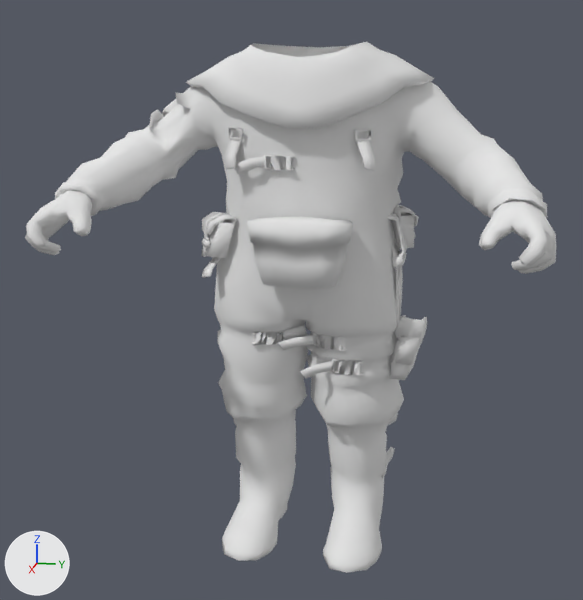
Before and after pictures for a commit that changed the glTF model zone_assets/model_export/c_zom_dlc0_zom_haz_body2_swellS02_lod0.glb.
Camera for both pictures: a 50 mm lens placed at (99.4, 18.4, 59.3), pointed at (3.3, -0.9, 35.2). The lights are fixed; the arrows at lower left show +X, +Y and +Z. The first picture is the older version. Vertices at exactly the same position are counted once.

Before the edit, the objects in view are built like this:
```python
me_mesh_0 = bpy.data.meshes.new('Mesh_0')
me_mesh_0.from_pydata(...)  # 11 vertices, 11 faces; spans x -3.1..2.19, y 13.49..21.2, z 52.69..61.07
me_mesh_0.materials.append(mat_mc_mtl_c_zom_dlc0_zombie_hazmat_head_mask)  # its picture is missing
me_mesh_1 = bpy.data.meshes.new('Mesh_1')
me_mesh_1.from_pydata(...)  # 2462 vertices, 4601 faces; spans x -13.3..20.1, y -28.8..28.9, z 0.0..66.4
me_mesh_1.materials.append(mat_mc_mtl_c_zom_dlc0_zombie_hazmat_body_2)  # its picture is missing
ob_surf0 = bpy.data.objects.new('surf0', me_mesh_0)
ob_surf0.location = (0.0, 0.0, 0.0)
ob_surf1 = bpy.data.objects.new('surf1', me_mesh_1)
ob_surf1.location = (0.0, 0.0, 0.0)
```
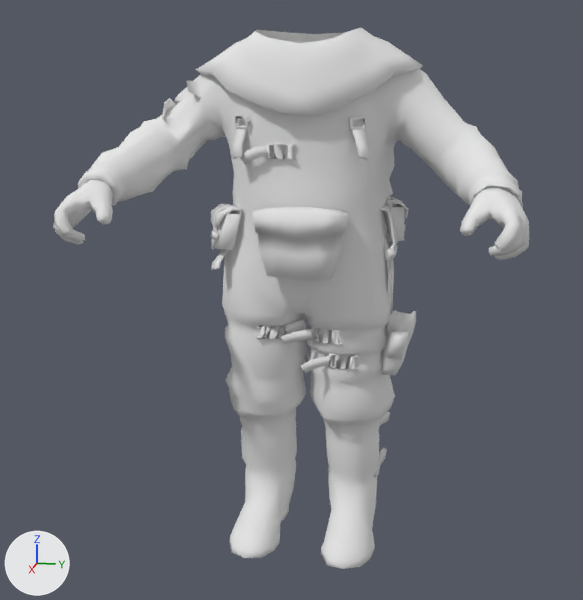
Location of each change, (x1, y1, x2, y2) in pixels of the pictures (583 x 600 px):
'surf1', reshaped (10% narrower): before (25, 42, 556, 573); after (53, 28, 529, 569)
'surf0', reshaped (9% narrower): before (415, 86, 481, 159); after (405, 74, 465, 148)

What changed in the scene script:
```text
Change me_mesh_0:
    used by ob_surf0; location = (0.0, 0.0, 0.0)
    remove me_mesh_0.from_pydata(...)  # 11 vertices, 11 faces; spans x -3.1..2.19, y 13.49..21.2, z 52.69..61.07
    add me_mesh_0.from_pydata(...)  # 11 vertices, 11 faces; spans x -2.82..1.99, y 12.26..19.26, z 53.97..62.55
    me_mesh_0 part 1
    me_mesh_0.vertices[0].co: (1.5, 15.42, 54.46) -> (1.36, 14.01, 55.78)  # pixel (430, 143) -> pixel (418, 131)
    me_mesh_0.vertices[1].co: (1.02, 16.55, 56.48) -> (0.93, 15.04, 57.85)  # pixel (441, 125) -> pixel (428, 113)
    me_mesh_0.vertices[2].co: (-1.05, 17.83, 58.02) -> (-0.95, 16.2, 59.43)  # pixel (453, 112) -> pixel (439, 100)
    me_mesh_0.vertices[3].co: (-3.1, 18.39, 58.19) -> (-2.82, 16.71, 59.6)  # pixel (457, 110) -> pixel (444, 98)
    me_mesh_0.vertices[4].co: (0.71, 14.01, 58.25) -> (0.64, 12.73, 59.67)  # pixel (419, 110) -> pixel (409, 97)
    me_mesh_0.vertices[5].co: (2.19, 19.54, 54.47) -> (1.99, 17.75, 55.79)  # pixel (466, 144) -> pixel (451, 132)
    me_mesh_0.vertices[6].co: (2.04, 17.6, 52.69) -> (1.85, 15.99, 53.97)  # pixel (448, 159) -> pixel (435, 148)
    me_mesh_0.vertices[7].co: (0.29, 21.2, 55.5) -> (0.26, 19.26, 56.85)  # pixel (481, 134) -> pixel (465, 122)
    me_mesh_0.vertices[8].co: (-2.85, 15.85, 61.07) -> (-2.59, 14.4, 62.55)  # pixel (437, 86) -> pixel (425, 73)
    me_mesh_0.vertices[9].co: (-0.92, 14.82, 60.03) -> (-0.84, 13.47, 61.49)  # pixel (428, 94) -> pixel (416, 82)
    me_mesh_0.vertices[10].co: (0.9, 13.49, 56.06) -> (0.82, 12.26, 57.42)  # pixel (414, 129) -> pixel (404, 117)
Change me_mesh_1:
    used by ob_surf1; location = (0.0, 0.0, 0.0)
    remove me_mesh_1.from_pydata(...)  # 2462 vertices, 4601 faces; spans x -13.3..20.1, y -28.8..28.9, z 0.0..66.4
    add me_mesh_1.from_pydata(...)  # 2462 vertices, 4601 faces; spans x -12.1..18.3, y -26.1..26.3, z 0.0..68.0
    me_mesh_1 part 2: the whole mesh is multiplied about the mesh origin by the matrix ((0.909, 0.0, 0.0), (0.0, 0.909, 0.0), (0.0, 0.0, 1.024))
```
